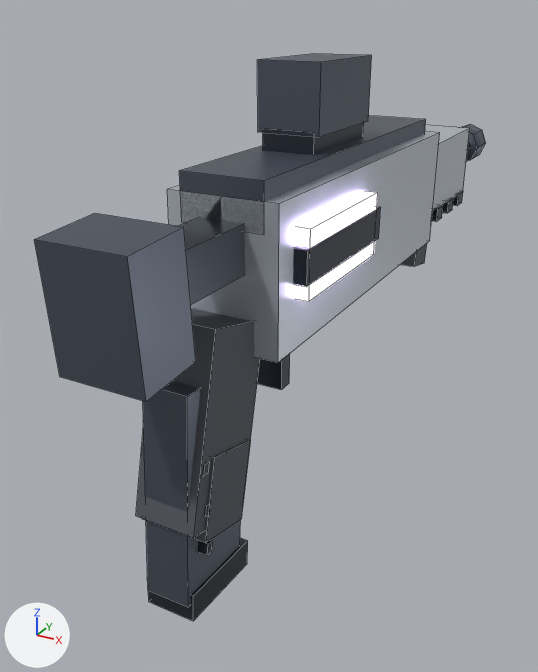
One commit to the Blender file assets/source/wpn_burst_carbine_world.blend: the scene before it, then after it.
One viewpoint serves both versions: a 50 mm lens placed at (0.19, -0.486, 0.162), pointed at (-0.048, -0.054, -0.054). Lighting does not change. The marker at lower left points along +X, +Y and +Z. The older version comes first. Mesh edges are drawn as thin lines.

Objects in the first picture: 'wpn_burst_carbine_world'.
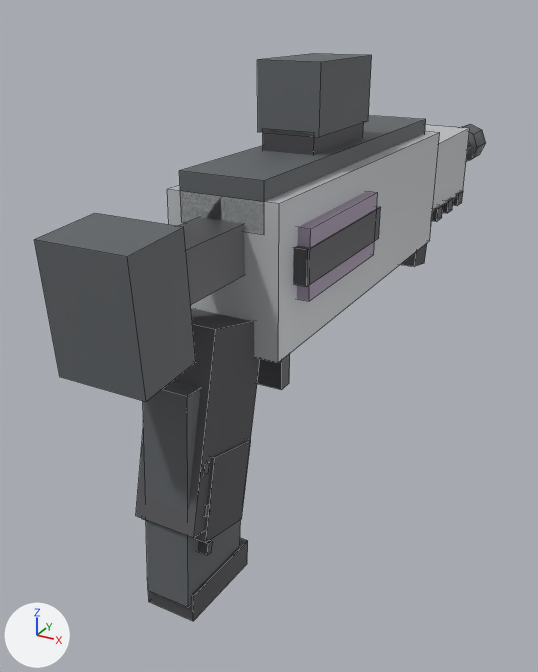
Boxes (x1, y1, x2, y2) around the edits, measured in the pictures (538 x 672 px):
'wpn_burst_carbine_world', recoloured, surface changed: (34, 58, 482, 621) in both

The change, as a list of edits to the scene's bpy script:
```text
Change mat_ns_trim:
    mat_ns_trim.base_color: (0.06, 0.07, 0.09) -> (0.09, 0.09, 0.1)  # greyish blue #454b55 -> dark grey #555559
    mat_ns_trim.metallic: 0.85 -> 0.3
Change mat_ns_body_light:
    mat_ns_body_light.metallic: 0.55 -> 0.22
    mat_ns_body_light.roughness: 0.34 -> 0.48
Change mat_ns_body_dark:
    mat_ns_body_dark.base_color: (0.11, 0.13, 0.17) -> (0.13, 0.14, 0.15)  # greyish blue #5d6573 -> dark grey #65696c
    mat_ns_body_dark.metallic: 0.66 -> 0.18
    mat_ns_body_dark.roughness: 0.42 -> 0.62
Change mat_ns_glass:
    mat_ns_glass.metallic: 0.1 -> 0.0
    remove mat_ns_glass.emission_color = (0.04, 0.16, 0.2)  # dark cyan #386f7c
    remove mat_ns_glass.emission_strength = 0.6
    mat_ns_glass.base_color: (0.55, 0.78, 0.9) -> (0.62, 0.7, 0.74)  # cyan #c4e5f3 -> light grey #cedadf
    mat_ns_glass.roughness: 0.06 -> 0.1
    mat_ns_glass.alpha: 0.28 -> 0.3
Change mat_ns_energy_violet:
    remove mat_ns_energy_violet.emission_color = (0.78, 0.63, 1.0)  # purple #e5d0ff
    remove mat_ns_energy_violet.emission_strength = 5.0
    mat_ns_energy_violet.base_color: (0.5, 0.35, 0.85) -> (0.42, 0.34, 0.46)  # purple #bca0ed -> grey #ad9eb5
    mat_ns_energy_violet.metallic: 0.1 -> 0.05
    mat_ns_energy_violet.roughness: 0.25 -> 0.62
```
